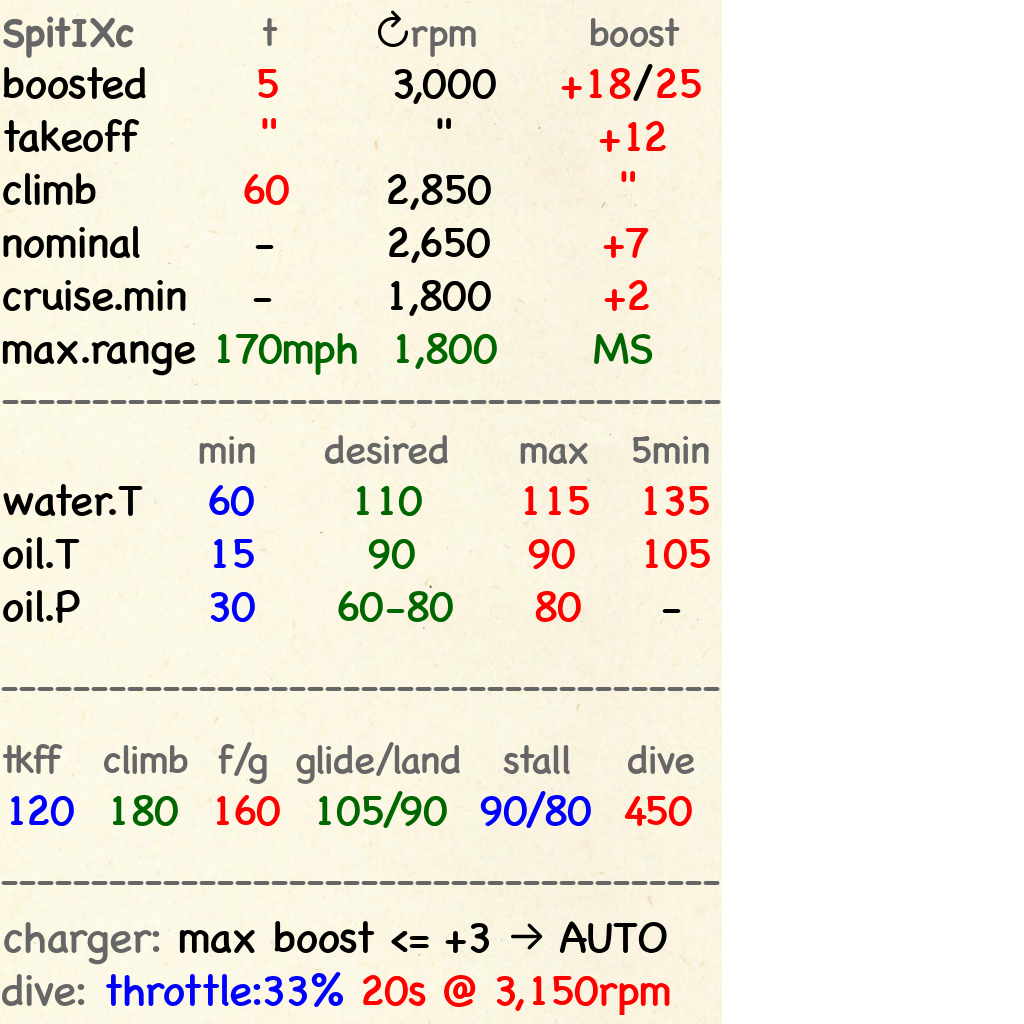
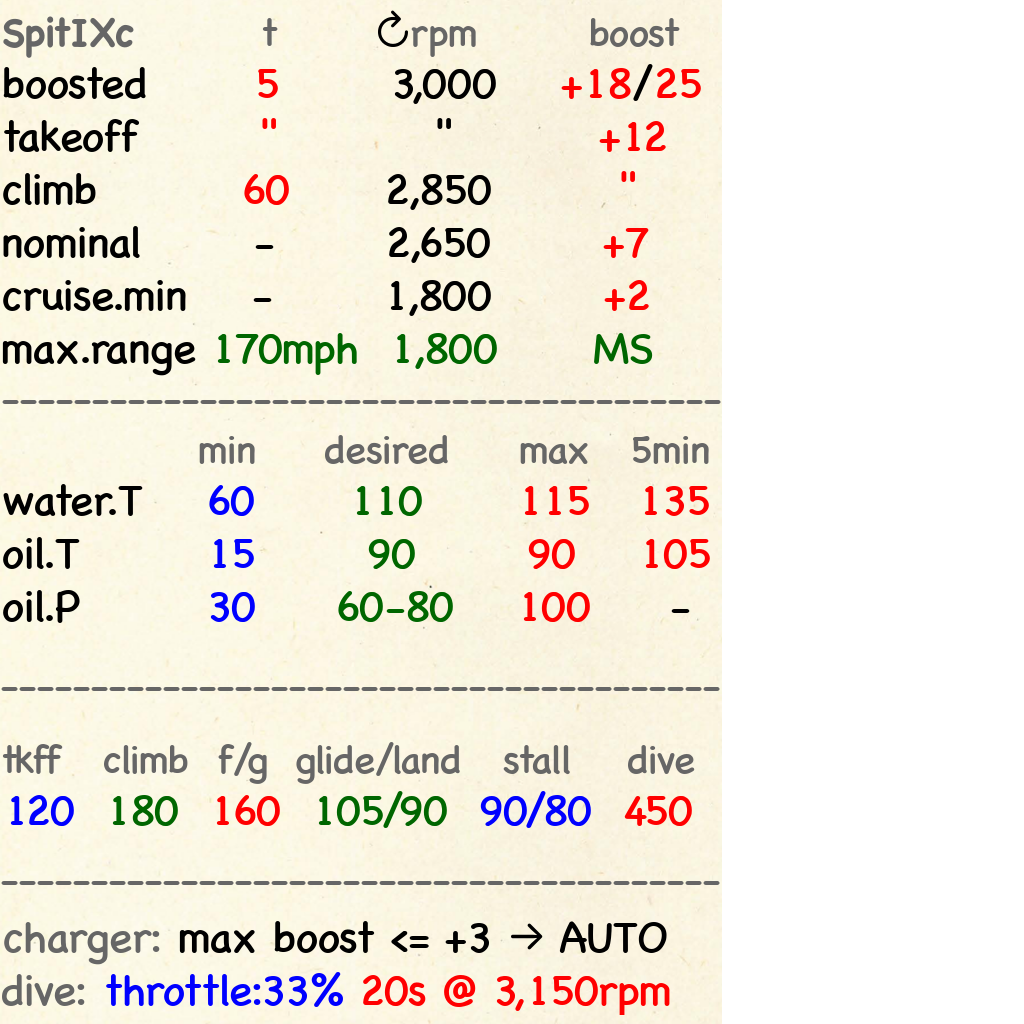
Layers edited between the first and the second (1024, 1024) image:
painted on "min desired ..." over (523, 591, 690, 622)
